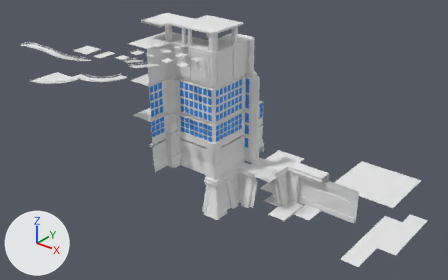
What one commit did to the Blender file Blender Model Source/Base.blend.
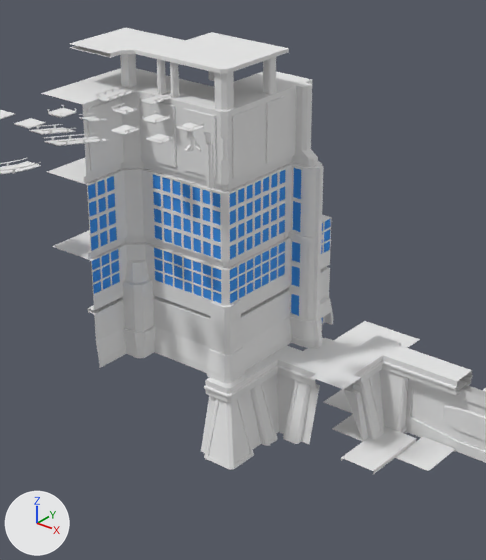
Each version appears first whole from a camera (50 mm lens) standing at (201.0, -250.0, 184.0) and looking at (17.0, -20.0, 42.0), and next in a close-up on the part from 24% to 75% of the width and 0% to 94% of the height. Arrows for +X, +Y and +Z are at lower left; the lights stay in place.

The first close-up shows 'Base_Corner_In', 'Base_Corner_Out', 'Base_Gate', 'Building1_1_Bump', 'Building1_1_Corner', 'Building1_1_Corner_In', 'Building1_2_Corner', 'Building1_2_Corner_In', 'Building1_Base_Bump', 'Building1_Base_Corner', 'Building1_Base_Corner_In', 'Building1_Top_Corner_In', 'Gate_Side'.
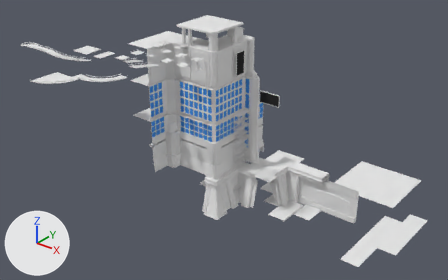
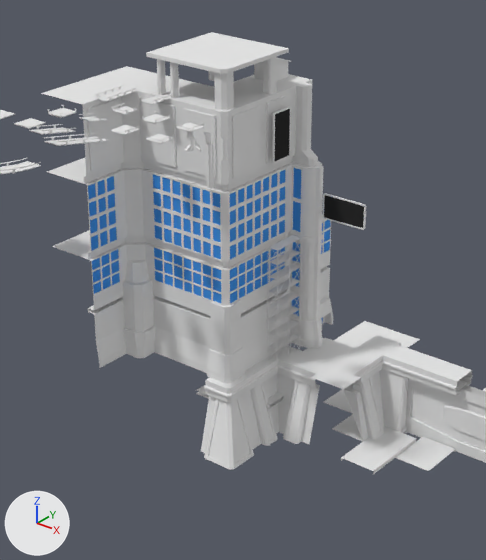
Where the change shows, as pixel boxes (x1, y1, x2, y2) in the close-ups (486 x 560 px):
```json
{"object": "Building1_Top_Corner_In", "change": "moved", "before": [69, 28, 185, 88], "after": [196, 385, 285, 409]}
{"object": "Scaffold", "change": "added", "after": [267, 235, 302, 365], "faces in mat_plywood (its picture is missing)": [268, 235, 301, 350], "faces in mat_metalstruts (its picture is missing)": [267, 238, 302, 365]}
{"object": "Billboard_Side", "change": "added", "after": [320, 193, 366, 230], "on screen": "black", "faces in mat_screen2 (black #2e2e2e)": [324, 195, 364, 228], "faces in mat_screenedges (its picture is missing)": [320, 193, 366, 230]}
{"object": "Billboard_Face", "change": "added", "after": [271, 107, 291, 163], "on screen": "black", "faces in mat_screen1 (black #2e2e2e)": [275, 109, 290, 161], "faces in mat_screenedges (its picture is missing)": [271, 107, 291, 163]}
{"object": "Shed", "change": "added", "after": [254, 58, 291, 81]}
```

The change, as JSON lines over the scene's bpy script:
```json
{"op": "add", "block": "mat_screen2", "code": ["mat_screen2 = diffuse_material('Screen2')", "mat_screen2.base_color = (0.0272, 0.0272, 0.0272)  # black #2e2e2e"]}
{"op": "add", "block": "mat_screen1", "code": ["mat_screen1 = diffuse_material('Screen1')", "mat_screen1.base_color = (0.0272, 0.0272, 0.0272)  # black #2e2e2e"]}
{"op": "add", "block": "mat_screenedges", "code": ["mat_screenedges = diffuse_material('ScreenEdges')", "mat_screenedges.base_color = (0.8, 0.8, 0.8)  # white #e7e7e7"]}
{"op": "add", "block": "mat_plywood", "code": ["mat_plywood = diffuse_material('Plywood')", "mat_plywood.base_color = (0.8, 0.8, 0.8)  # white #e7e7e7"]}
{"op": "add", "block": "me_cube_016", "code": ["me_cube_016 = bpy.data.meshes.new('Cube.016')", "me_cube_016.from_pydata(...)  # 64 vertices, 60 faces; spans x 2.0..15.6, y -0.2..0.2, z -3.4..3.4", "# faces by material slot: [58, 1, 1]", "me_cube_016.materials.append(mat_screenedges)  # its picture is missing", "me_cube_016.materials.append(mat_screen1)  # black #2e2e2e", "me_cube_016.materials.append(mat_screen2)  # black #2e2e2e"]}
{"op": "add", "block": "me_cube_055", "code": ["me_cube_055 = bpy.data.meshes.new('Cube.055')", "me_cube_055.from_pydata(...)  # 496 vertices, 270 faces; spans x -4.1..-0.9, y -10.1..0.1, z -0.2..32.2", "# faces by material slot: [222, 48]", "me_cube_055.materials.append(mat_metalstruts)  # its picture is missing", "me_cube_055.materials.append(mat_plywood)  # its picture is missing"]}
{"op": "add", "block": "me_cube_056", "code": ["me_cube_056 = bpy.data.meshes.new('Cube.056')", "me_cube_056.from_pydata(...)  # 88 vertices, 62 faces; spans x -3.4..3.4, y -2.2..-0.48, z -6.4..6.4", "# faces by material slot: [61, 1]", "me_cube_056.materials.append(mat_screenedges)  # its picture is missing", "me_cube_056.materials.append(mat_screen1)  # black #2e2e2e"]}
{"op": "add", "block": "me_cube_059", "code": ["me_cube_059 = bpy.data.meshes.new('Cube.059')", "me_cube_059.from_pydata(...)  # 16 vertices, 13 faces; spans x 1.54..8.46, y -8.46..-1.54, z 0.0..6.45", "me_cube_059.materials.append(mat_concretepillar)  # its picture is missing"]}
{"op": "set", "path": "ob_building1_top_corner_in.location", "old": "(-30.0, -10.0, 90.0)", "new": "(0.0, 0.0, 0.0)"}
{"op": "add", "block": "ob_billboard_side", "code": ["ob_billboard_side = bpy.data.objects.new('Billboard_Side', me_cube_016)", "ob_billboard_side.location = (19.0, 5.0, 60.0)", "_m = ob_billboard_side.modifiers.new('EdgeSplit', 'EDGE_SPLIT')"]}
{"op": "add", "block": "ob_scaffold", "code": ["ob_scaffold = bpy.data.objects.new('Scaffold', me_cube_055)", "ob_scaffold.location = (20.0, 0.0, 20.0)"]}
{"op": "add", "block": "ob_billboard_face", "code": ["ob_billboard_face = bpy.data.objects.new('Billboard_Face', me_cube_056)", "ob_billboard_face.location = (14.0, -5.0, 80.0)", "ob_billboard_face.rotation_euler = (0.0, 0.0, 1.571)  # degrees (0, 0, 90)", "_m = ob_billboard_face.modifiers.new('EdgeSplit', 'EDGE_SPLIT')"]}
{"op": "add", "block": "ob_shed", "code": ["ob_shed = bpy.data.objects.new('Shed', me_cube_059)", "ob_shed.location = (0.0, 10.0, 90.0)"]}
```
